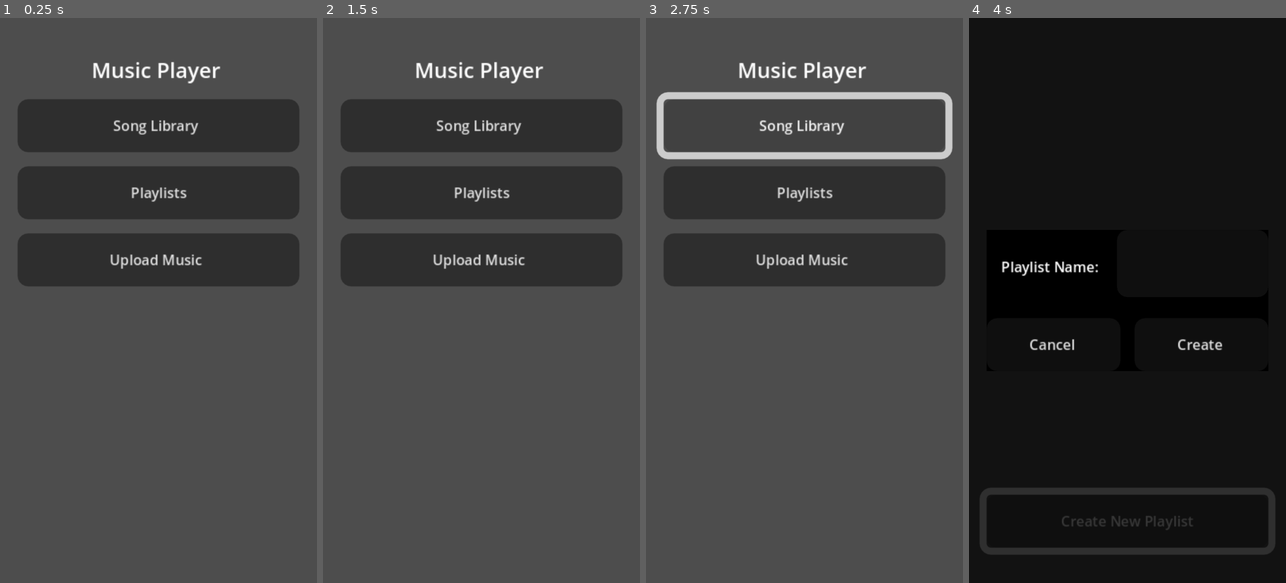
Above: before the commit, frames 1-4 (left to right).
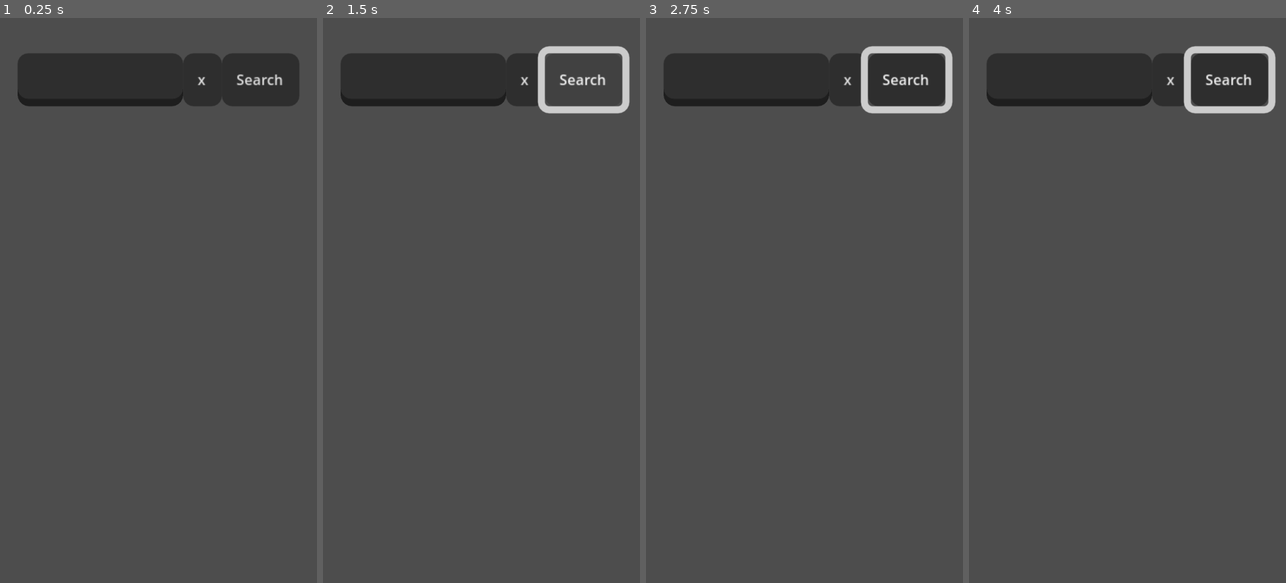
Above: after the commit, the same moments.

Repository: ConstellationSloth/MusicPlayer
Game: Godot game, scene res://Scenes/main.tscn
Same seed, same stepped clock (60 frames per second), same inputs: the game is played once before the commit and once after it.
Inputs (mouse positions are in pixels of both pictures, inside the frame that each line leads up to):
- Up to frame 1 (0.25 s): no input
- Up to frame 2 (1.5 s): click (525, 80) at 0.5 s, where only the run after the commit has a clickable "x"; click (582, 80) at 1.25 s, where only the run after the commit has a clickable "Search"
- Up to frame 3 (2.75 s): click (804, 125) at 2 s, where only the run before the commit has a clickable "Song Library"
- Up to frame 4 (4 s): click (1127, 193) at 2.75 s, where only the run before the commit has a clickable "Playlists"; click (1127, 520) at 3.5 s, where only the run before the commit has a clickable "Create New Playlist"

The runs differ from the first frame. In frame 1, 30% of the frame differs, in the area x 5-95%, y 6-48%; in frame 2, 29%; in frame 3, 27%; in frame 4, 99%, in the area x 0-100%, y 0-100%.
Error after the commit: Invalid access to property or key 'text' on a base object of type 'Nil'. (res://Scenes/song_list.gd:42)

Commit message:
progress on song list scene, should be able to load songs and search now

Diff:
--- a/Autoloads/Globals.gd
+++ b/Autoloads/Globals.gd
@@ -7,8 +7,6 @@
 
 func _ready():
 	ensure_all_directories_exist()
-
-
 
 
 func get_music_info_type_description(type: MusicInfoType):
--- a/Scenes/main.tscn
+++ b/Scenes/main.tscn
@@ -9,6 +9,7 @@
 [ext_resource type="PackedScene" uid="uid://ndtwl71c28u6" path="res://Autoloads/PlaylistPlayer.tscn" id="5_kry3j"]
 [ext_resource type="PackedScene" uid="uid://8ke344xwx38r" path="res://Scenes/playlist_screen.tscn" id="5_ynf5e"]
 [ext_resource type="PackedScene" uid="uid://d4ihuuf42jp7c" path="res://Scenes/PlaylistPopupPanel.tscn" id="6_21xkr"]
+[ext_resource type="PackedScene" uid="uid://dfr1mj0la8mxg" path="res://Scenes/song_list.tscn" id="8_hptm8"]
 
 [node name="Main" type="Control"]
 layout_mode = 3
@@ -44,7 +45,7 @@
 theme_override_constants/margin_right = 5
 theme_override_constants/margin_bottom = 10
 
-[node name="Home" parent="PageContainer" instance=ExtResource("4_344ge")]
+[node name="SongList" parent="PageContainer" instance=ExtResource("8_hptm8")]
 layout_mode = 2
 
 [node name="AudioStreamPlayer" parent="." instance=ExtResource("5_kry3j")]
--- a/Scenes/playlist_screen.gd
+++ b/Scenes/playlist_screen.gd
@@ -15,6 +15,7 @@
 		songs[song_info.id] = song_info
 		var song_row = song_row_scene.instantiate()
 		song_row.set_song(song_info)
+		#TODO: connect to song selected signal
 		song_container.add_child(song_row)
 
 func set_playlist(playlist_to_set: Playlist):
--- a/Scenes/playlist_screen.tscn
+++ b/Scenes/playlist_screen.tscn
@@ -9,7 +9,7 @@
 name_line_edit = NodePath("EditPlaylistName")
 confirmation_dialog = NodePath("ConfirmationDialog")
 song_row_scene = ExtResource("2_riiop")
-song_container = NodePath("Songs")
+song_container = NodePath("ScrollContainer/Songs")
 
 [node name="EditPlaylistName" type="LineEdit" parent="."]
 visible = false
@@ -55,7 +55,10 @@
 layout_mode = 2
 text = "Add Song"
 
-[node name="Songs" type="VBoxContainer" parent="."]
+[node name="ScrollContainer" type="ScrollContainer" parent="."]
+layout_mode = 2
+
+[node name="Songs" type="VBoxContainer" parent="ScrollContainer"]
 layout_mode = 2
 
 [connection signal="pressed" from="Play" to="." method="_on_play_pressed"]
--- /dev/null
+++ b/Scenes/song_list.gd
@@ -0,0 +1,48 @@
+extends VBoxContainer
+class_name SongList
+
+@export var song_row_scene : PackedScene
+@export var song_rows : VBoxContainer
+@export var search_bar : LineEdit
+signal song_selected(song: Song)
+
+
+
+var songs = []
+var shown_songs = []
+
+# load all songs and display
+
+func _ready():
+	var song_info_dir = DirAccess.open(Globals.SONG_INFO_DIRECTORY)
+	for file_name in song_info_dir.get_files():
+		var song : Song = ResourceLoader.load(Globals.SONG_INFO_DIRECTORY+file_name)
+		print("loaded song:", song.name)
+		songs.append(song)
+		shown_songs.append(song)
+	add_songs()
+
+func clear_songs():
+	for child in song_rows.get_children():
+		child.queue_free()
+
+func add_songs():
+	for song in shown_songs:
+		var song_row : SongRow = song_row_scene.instantiate()
+		song_row.set_song(song)
+		song_row.song_selected.connect(on_song_selected)
+		song_rows.add_child(song_row)
+
+
+func on_song_selected(song : Song):
+	song_selected.emit(song)
+
+
+func _on_search_pressed():
+	var search_text = search_bar.text
+	shown_songs = []
+	for song in songs:
+		if search_text in song.name:
+			shown_songs.append(song)
+	clear_songs()
+	add_songs()
--- /dev/null
+++ b/Scenes/song_list.tscn
@@ -0,0 +1,43 @@
+[gd_scene load_steps=4 format=3 uid="uid://dfr1mj0la8mxg"]
+
+[ext_resource type="Theme" uid="uid://cadeuiy7daeg1" path="res://Scenes/maintheme.tres" id="1_7rf3k"]
+[ext_resource type="Script" uid="uid://c81evrtqtd7ly" path="res://Scenes/song_list.gd" id="1_ulvc6"]
+[ext_resource type="PackedScene" uid="uid://crn344do5xq1p" path="res://Scenes/song_row.tscn" id="2_4yn0g"]
+
+[node name="SongList" type="VBoxContainer" node_paths=PackedStringArray("song_rows")]
+anchors_preset = 15
+anchor_right = 1.0
+anchor_bottom = 1.0
+grow_horizontal = 2
+grow_vertical = 2
+theme = ExtResource("1_7rf3k")
+script = ExtResource("1_ulvc6")
+song_row_scene = ExtResource("2_4yn0g")
+song_rows = NodePath("ScrollContainer/SongRows")
+
+[node name="SearchRow" type="HBoxContainer" parent="."]
+layout_mode = 2
+theme_override_constants/separation = 0
+
+[node name="SearchBar" type="LineEdit" parent="SearchRow"]
+layout_mode = 2
+size_flags_horizontal = 3
+
+[node name="ClearSearch" type="Button" parent="SearchRow"]
+layout_mode = 2
+text = "x"
+
+[node name="Search" type="Button" parent="SearchRow"]
+layout_mode = 2
+text = "Search"
+
+[node name="ScrollContainer" type="ScrollContainer" parent="."]
+layout_mode = 2
+size_flags_vertical = 3
+
+[node name="SongRows" type="VBoxContainer" parent="ScrollContainer"]
+layout_mode = 2
+size_flags_horizontal = 3
+size_flags_vertical = 3
+
+[connection signal="pressed" from="SearchRow/Search" to="." method="_on_search_pressed"]
--- a/Scenes/song_row.gd
+++ b/Scenes/song_row.gd
@@ -5,7 +5,7 @@
 @onready var length = $HBoxContainer/Length
 
 var song : Song
-signal select_song(song: Song)
+signal song_selected(song: Song)
 
 func set_song(song_to_set : Song):
 	song = song_to_set
@@ -18,4 +18,4 @@
 
 
 func _on_pressed():
-	select_song.emit(song)
+	song_selected.emit(song)
Not shown: 1 places in Scenes/main.tscn that only renumber resources
Not shown, added: Scenes/song_list.gd.uid
